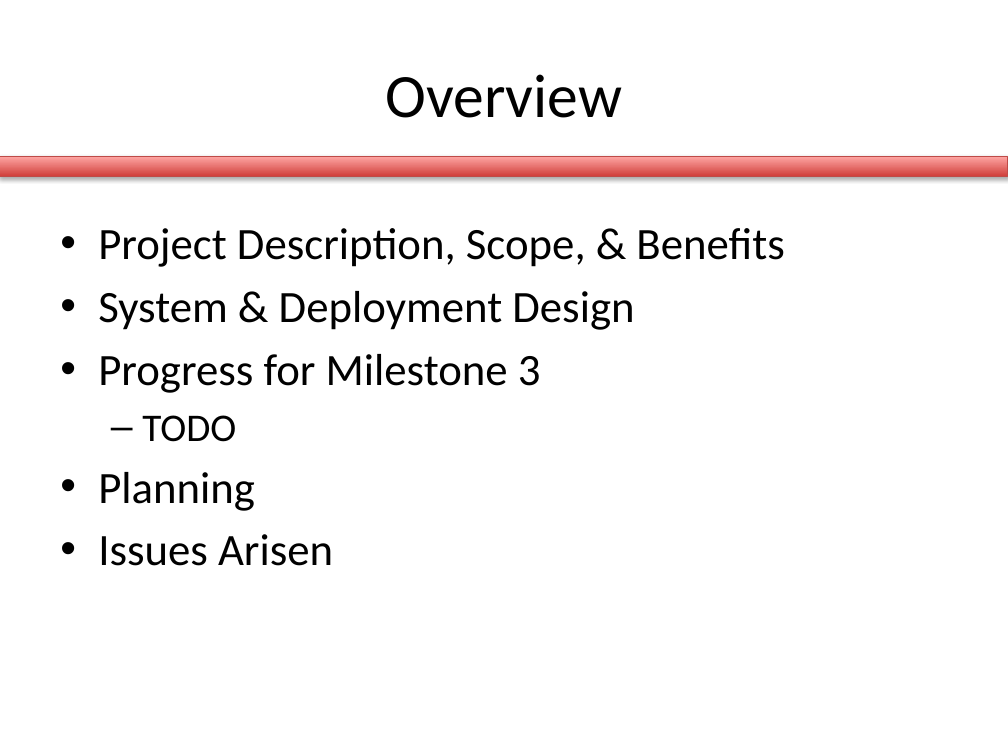
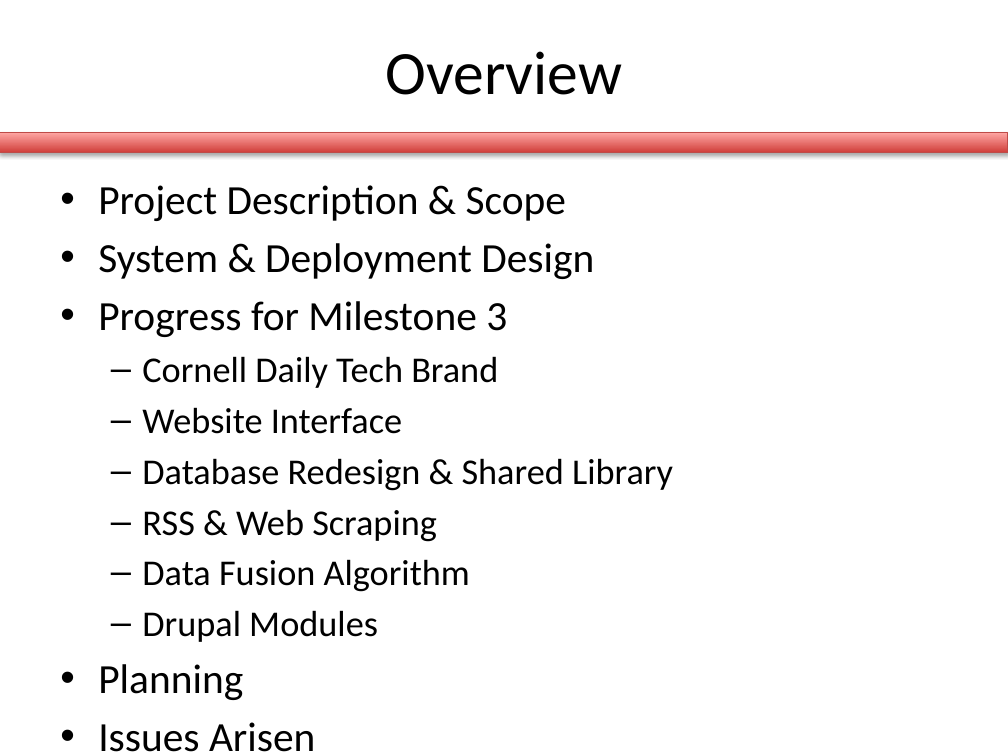
Before and after one commit to briantoth/Sun-in-the-City, a slide deck: slide 2 of se_process/milestone3/milestone3.pptx. Drawn at 1008x756 pixels with LibreOffice and Linux fonts; fonts in the diff are those of the drawing. Boxes give left, top, right and bottom in pixels: in the first picture for what was removed or moved away, otherwise in the second. Text is boxed around its words. In the diff, an @@ line names an element or a change of style, - is before the commit and + after.

Commit message:
Finished presentation

```diff
--- a/se_process/milestone3/milestone3.pptx
+++ b/se_process/milestone3/milestone3.pptx
@@ title "Overview" moved from (x1=385, y1=74, x2=622, y2=118) to (x1=385, y1=51, x2=622, y2=95) @@
@@ rectangle moved from (x1=0, y1=156, x2=1008, y2=176) to (x1=0, y1=132, x2=1008, y2=152) @@
@@ text "Project Description & Scope" moved from (x1=98, y1=228, x2=784, y2=566) to (x1=98, y1=185, x2=673, y2=700) @@
@@ text at (x1=98, y1=185, x2=566, y2=221): text changed; size 32 to 29.6 pt @@
-• Project Description, Scope, & Benefits
+• Project Description & Scope
@@ text at (x1=98, y1=243, x2=594, y2=700): size 32 to 29.6 pt in "System & Deployment Design", "Progress for Milestone 3", "Planning", "Issues Arisen" @@
@@ text at (x1=142, y1=356, x2=673, y2=642): text changed; size 28 to 25.9 pt @@
-  – TODO
+  – Cornell Daily Tech Brand
+  – Website Interface
+  – Database Redesign & Shared Library
+  – RSS & Web Scraping
+  – Data Fusion Algorithm
+  – Drupal Modules
```
Also in this commit, not shown: 8 other slides changed, 26 slides added, 2 slides removed, 2 other files.
